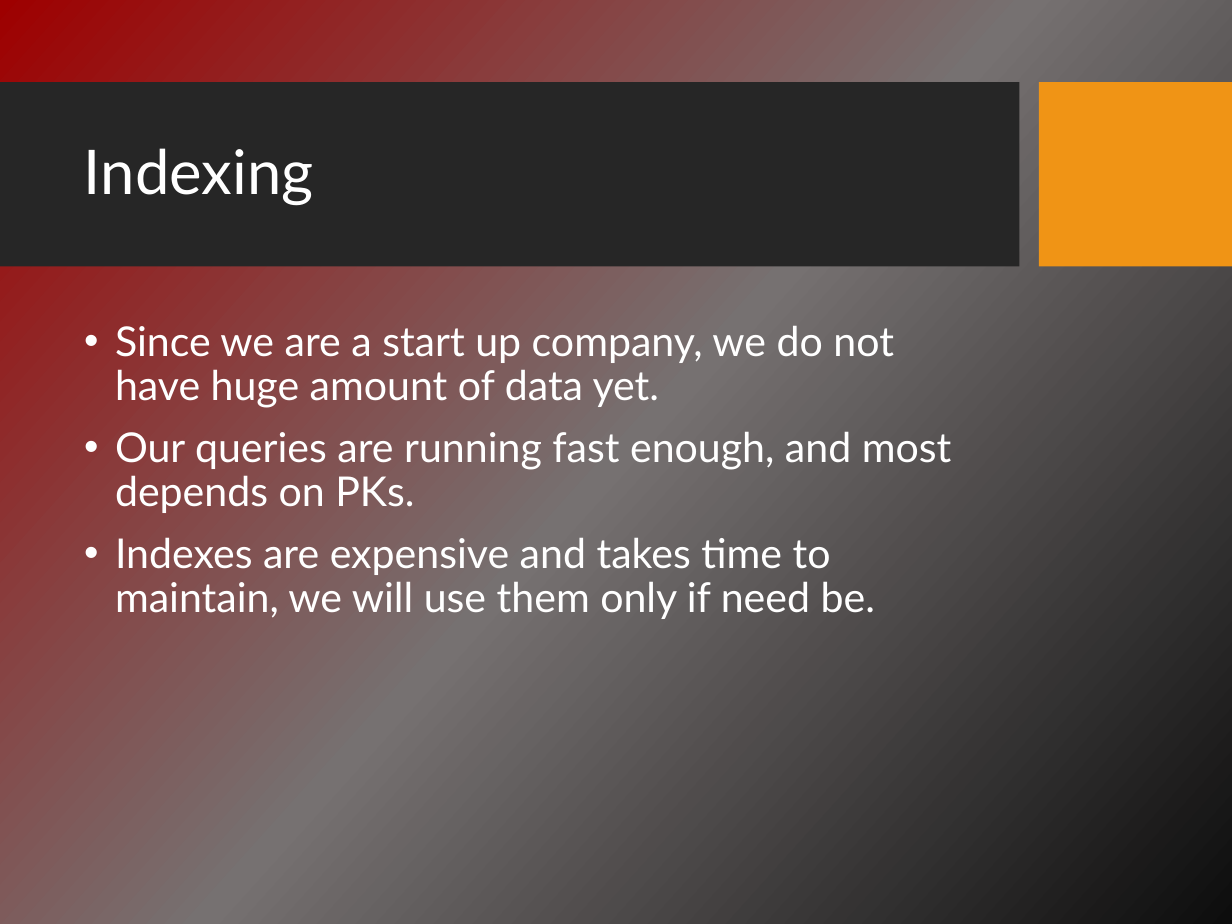
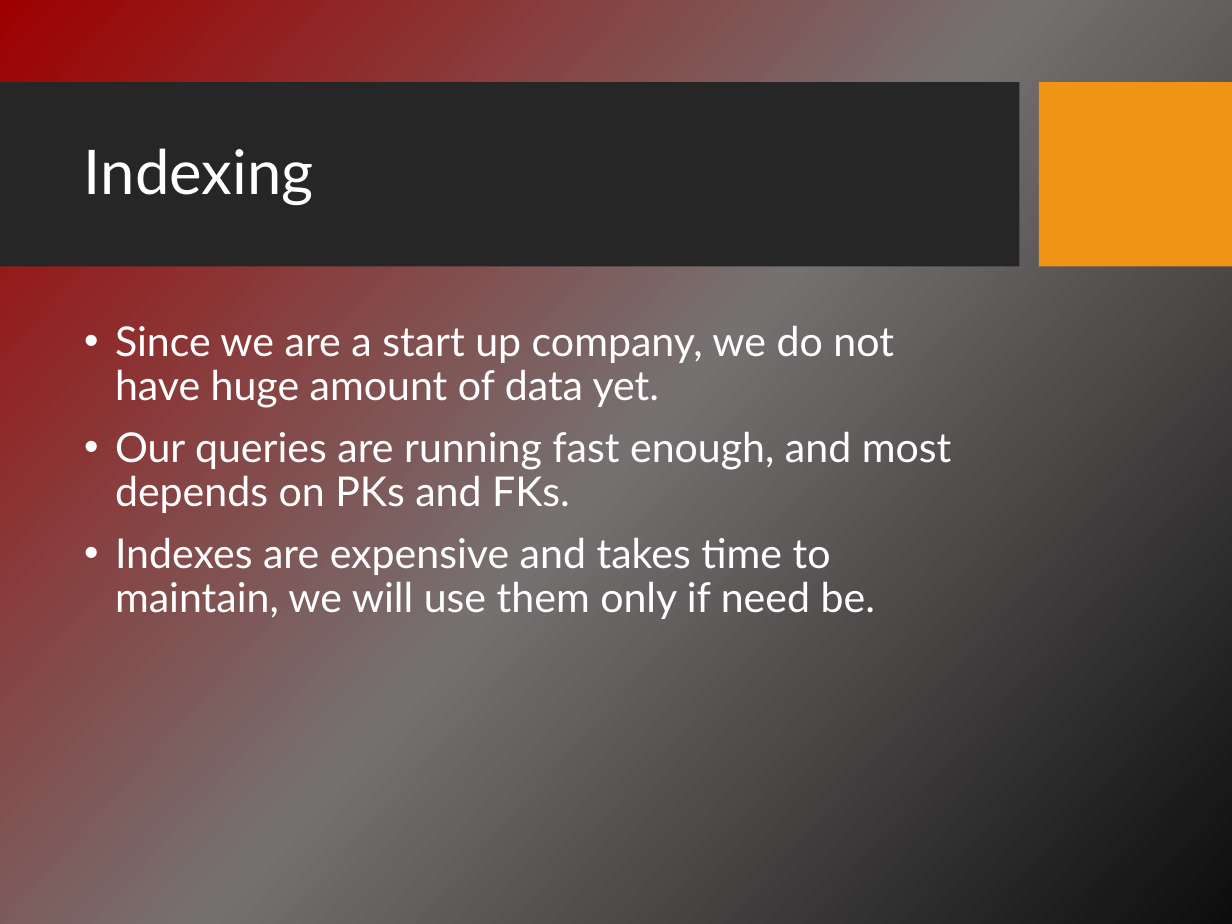
Before and after one commit to asmaalbarakati/Dayesda, a slide deck: slide 12 of Presentation.pptx. Drawn at 1232x924 pixels with LibreOffice and Linux fonts; fonts in the diff are those of the drawing; background and template pictures are left out. Boxes give left, top, right and bottom in pixels: in the first picture for what was removed or moved away, otherwise in the second. Text is boxed around its words. In the diff, an @@ line names an element or a change of style, - is before the commit and + after.

```diff
--- a/Presentation.pptx
+++ b/Presentation.pptx
@@ text at <box>115,432,952,513</box>: text changed @@
-• Our queries are running fast enough, and most depends on PKs.
+• Our queries are running fast enough, and most depends on PKs and FKs.
```
Also in this commit, not shown: 6 other slides changed, 1 other file.
